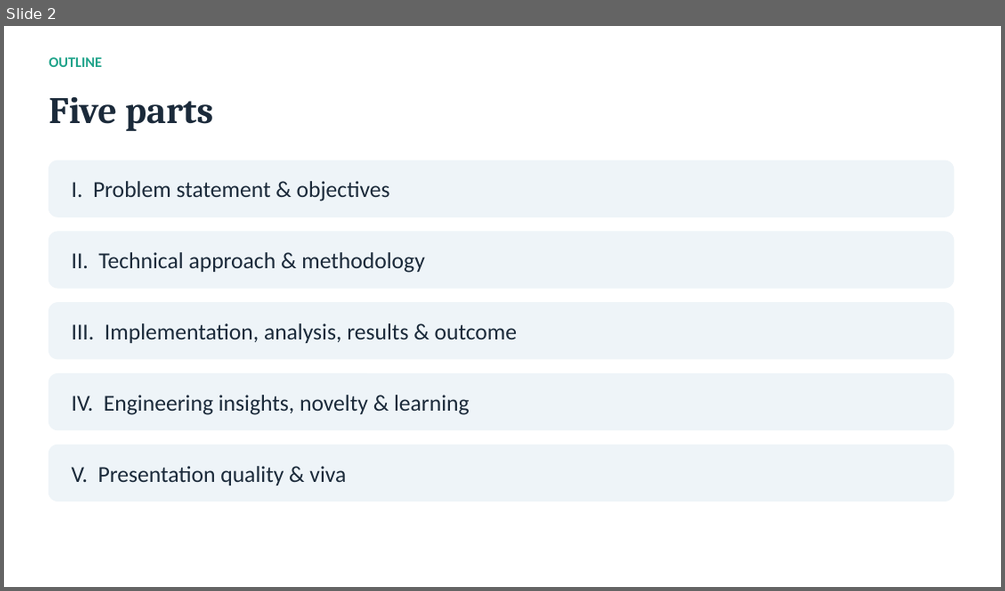
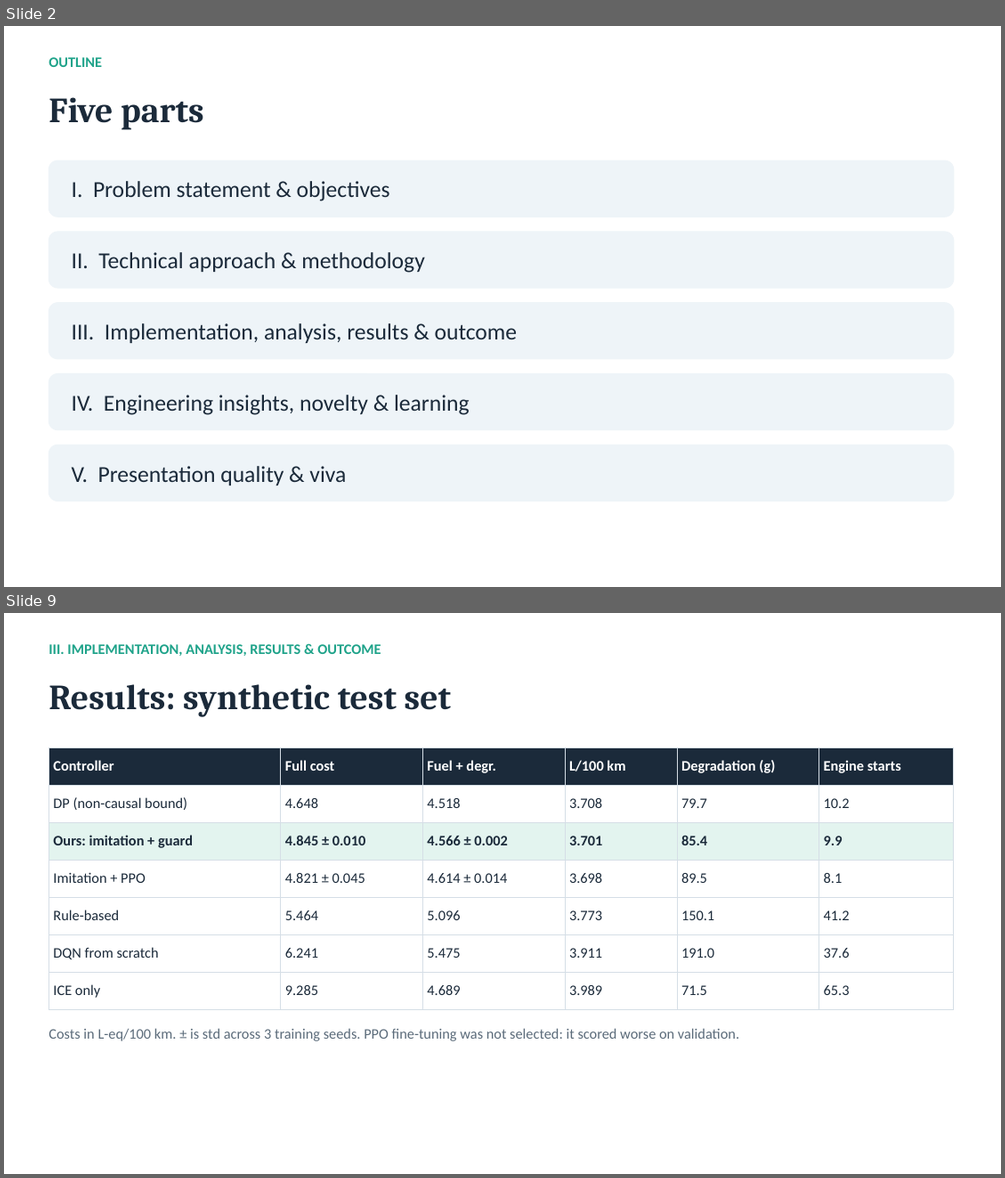
Before and after one commit to Uchihakamal1816/hev-torque-split-drl, a slide deck: HEV_Torque_Split_RL.pptx. Shown one above the other, each under a label of ours: slide 2 before the commit, slides 2 and 9 after it; the slides between them are not shown. The pictures are 1005x591 and 1005x1178 pixels, drawn with LibreOffice and Linux fonts; fonts in the diff are those of the drawing. Boxes give left, top, right and bottom in pixels: in the first picture for what was removed or moved away, otherwise in the second. Text is boxed around its words. In the diff, an @@ line names an element or a change of style, - is before the commit and + after.

```diff
--- a/HEV_Torque_Split_RL.pptx
+++ b/HEV_Torque_Split_RL.pptx
@@ slide 9 added at (x1=4, y1=613, x2=1001, y2=1174), background #FFFFFF @@
@@ text added at (x1=48, y1=644, x2=380, y2=656), 14 pt, text #1FA38A, bold @@
+III. IMPLEMENTATION, ANALYSIS, RESULTS & OUTCOME
@@ text added at (x1=48, y1=684, x2=451, y2=717), 34 pt, text #1B2A3A, bold @@
+Results: synthetic test set
@@ table added at (x1=48, y1=747, x2=954, y2=1001), 7 rows, 6 columns @@
+Controller | Full cost | Fuel + degr. | L/100 km | Degradation (g) | Engine starts
+DP (non-causal bound) | 4.648 | 4.518 | 3.708 | 79.7 | 10.2
+Ours: imitation + guard | 4.845 ± 0.010 | 4.566 ± 0.002 | 3.701 | 85.4 | 9.9
+Imitation + PPO | 4.821 ± 0.045 | 4.614 ± 0.014 | 3.698 | 89.5 | 8.1
+Rule-based | 5.464 | 5.096 | 3.773 | 150.1 | 41.2
+DQN from scratch | 6.241 | 5.475 | 3.911 | 191.0 | 37.6
+ICE only | 9.285 | 4.689 | 3.989 | 71.5 | 65.3
@@ text added at (x1=48, y1=1028, x2=739, y2=1041), 14 pt, text #5B6B7A @@
+Costs in L-eq/100 km. ± is std across 3 training seeds. PPO fine-tuning was not selected: it scored worse on validation.
@@ slide 2 changed as well @@
@@ text "Five parts" at (x1=48, y1=97, x2=204, y2=130): size 36 to 34 pt @@
```
Also in this commit, not shown: 4 other slides changed, 9 other slides added, 8 slides removed, 47 other files.
